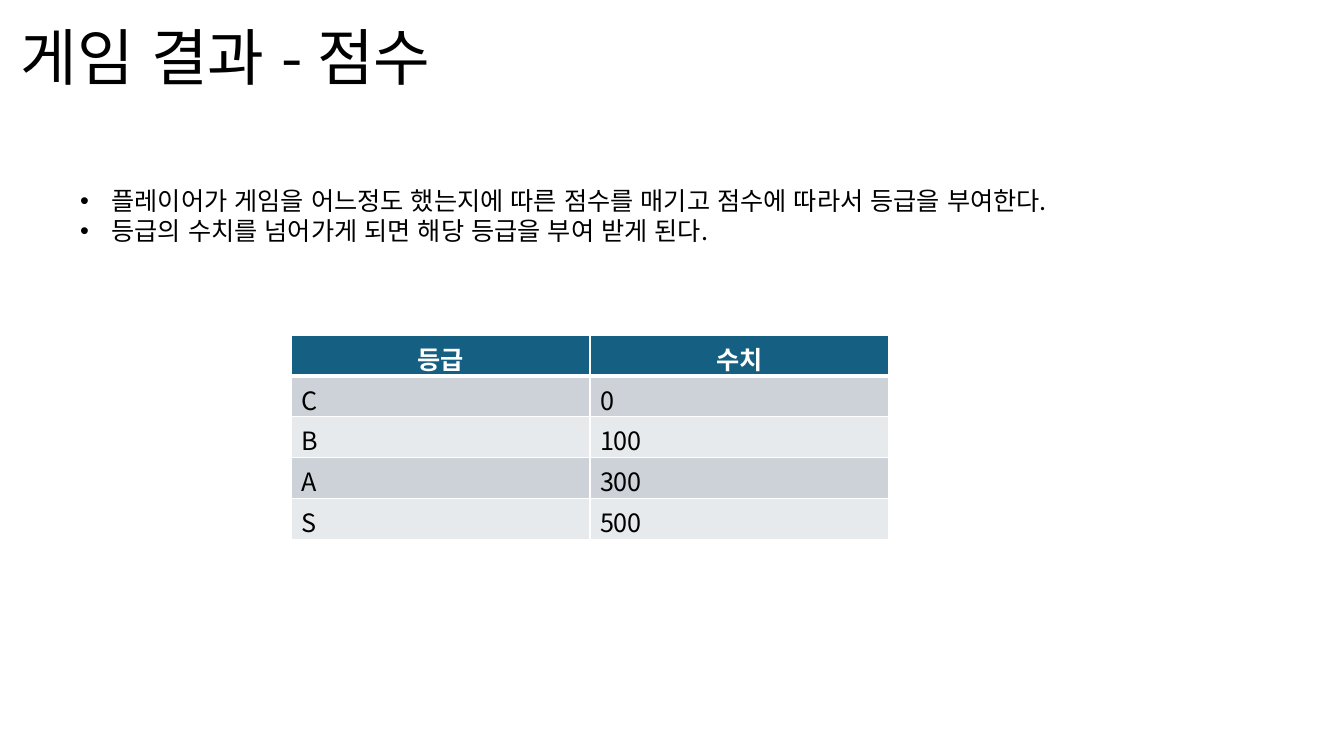
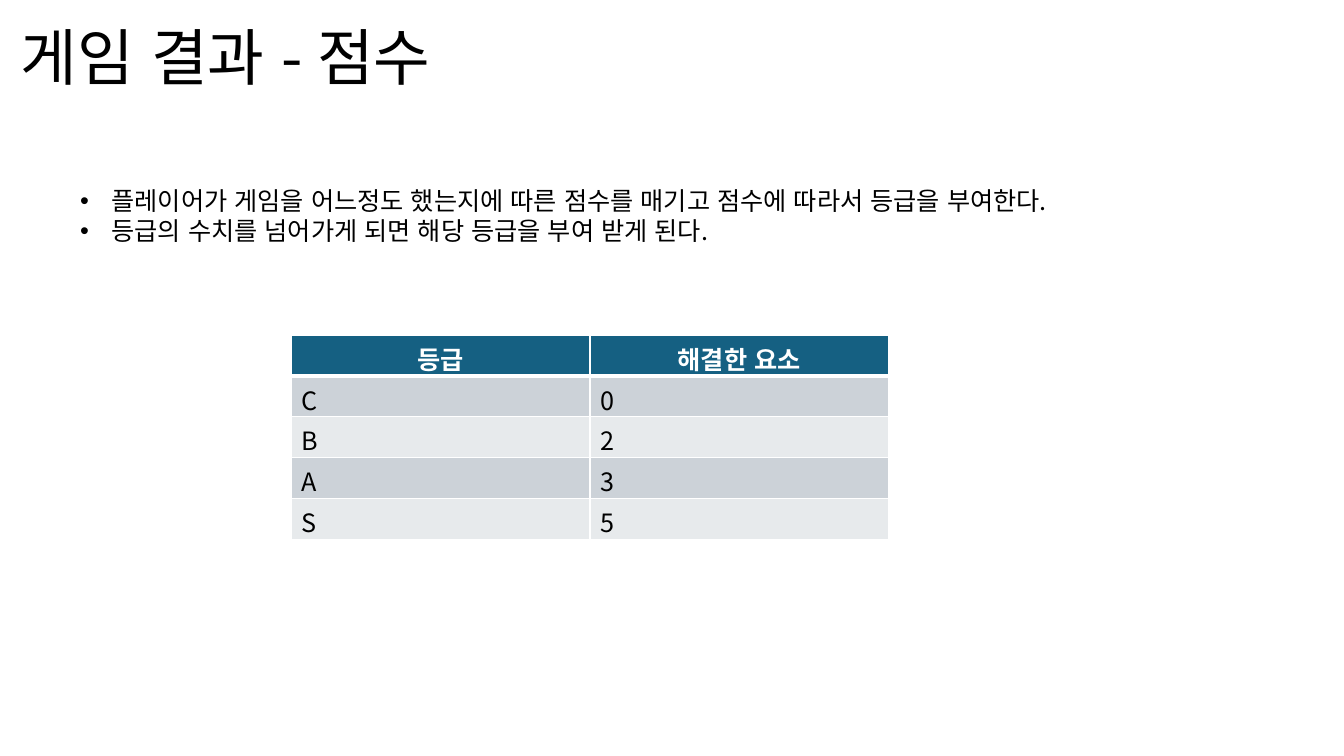
Before and after one commit to weariness00/Mandle_10Minute_Game, a slide deck: slide 11 of document/Please Leave me alone!.pptx. Drawn at 1344x756 pixels with LibreOffice and Linux fonts; fonts in the diff are those of the drawing. Boxes give left, top, right and bottom in pixels: in the first picture for what was removed or moved away, otherwise in the second. Text is boxed around its words. In the diff, an @@ line names an element or a change of style, - is before the commit and + after.

```diff
--- a/document/Please Leave me alone!.pptx
+++ b/document/Please Leave me alone!.pptx
@@ table at <box>291,335,888,539</box> @@
-row 1, column 2: 수치
+row 1, column 2: 해결한 요소
-row 3, column 2: 100
+row 3, column 2: 2
-row 4, column 2: 300
+row 4, column 2: 3
-row 5, column 2: 500
+row 5, column 2: 5
```
Also in this commit, not shown: 1 other slide changed, 1 slide removed.
